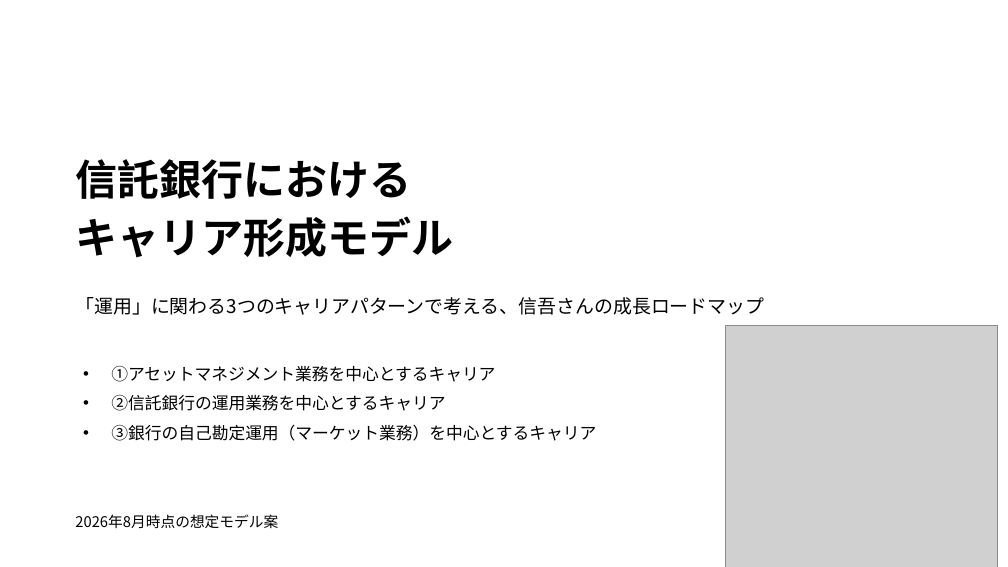
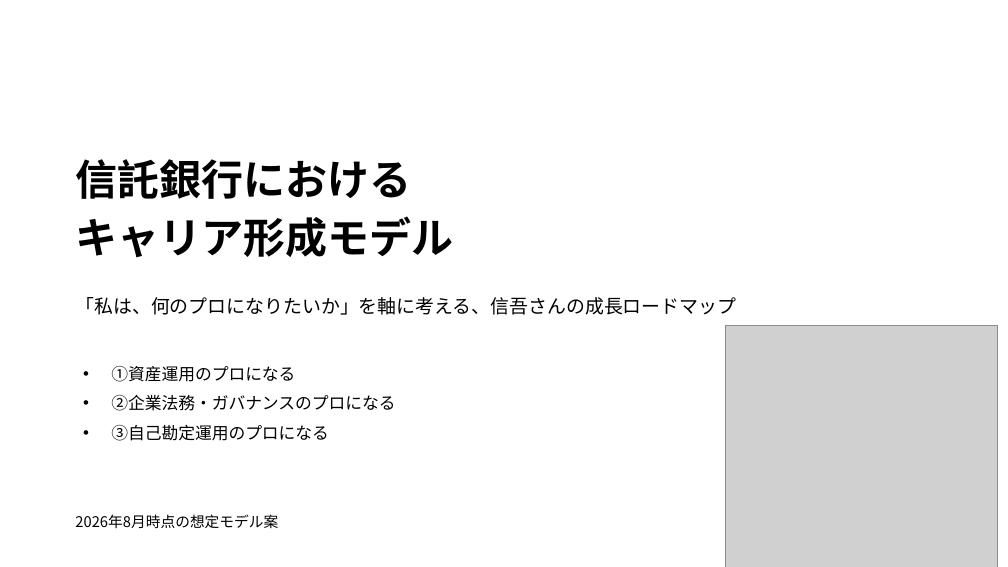
Before and after one commit to nasukazunori/NasuVault2, a slide deck: slide 1 of 信吾/銀行研究/添付ファイル/信託銀行キャリア形成モデル.pptx. Drawn at 1008x567 pixels with LibreOffice and Linux fonts; fonts in the diff are those of the drawing; grey boxes stand for pictures. Boxes give left, top, right and bottom in pixels: in the first picture for what was removed or moved away, otherwise in the second. Text is boxed around its words. In the diff, an @@ line names an element or a change of style, - is before the commit and + after.

```diff
--- a/信吾/銀行研究/添付ファイル/信託銀行キャリア形成モデル.pptx
+++ b/信吾/銀行研究/添付ファイル/信託銀行キャリア形成モデル.pptx
@@ text at (75, 297, 736, 315): text changed @@
-「運用」に関わる3つのキャリアパターンで考える、信吾さんの成長ロードマップ
+「私は、何のプロになりたいか」を軸に考える、信吾さんの成長ロードマップ
@@ text at (111, 366, 395, 441): text changed @@
-• ①アセットマネジメント業務を中心とするキャリア
-• ②信託銀行の運用業務を中心とするキャリア
-• ③銀行の自己勘定運用（マーケット業務）を中心とするキャリア
+• ①資産運用のプロになる
+• ②企業法務・ガバナンスのプロになる
+• ③自己勘定運用のプロになる
```
Also in this commit, not shown: 5 other slides changed, 1 slide added, 1 other file.
